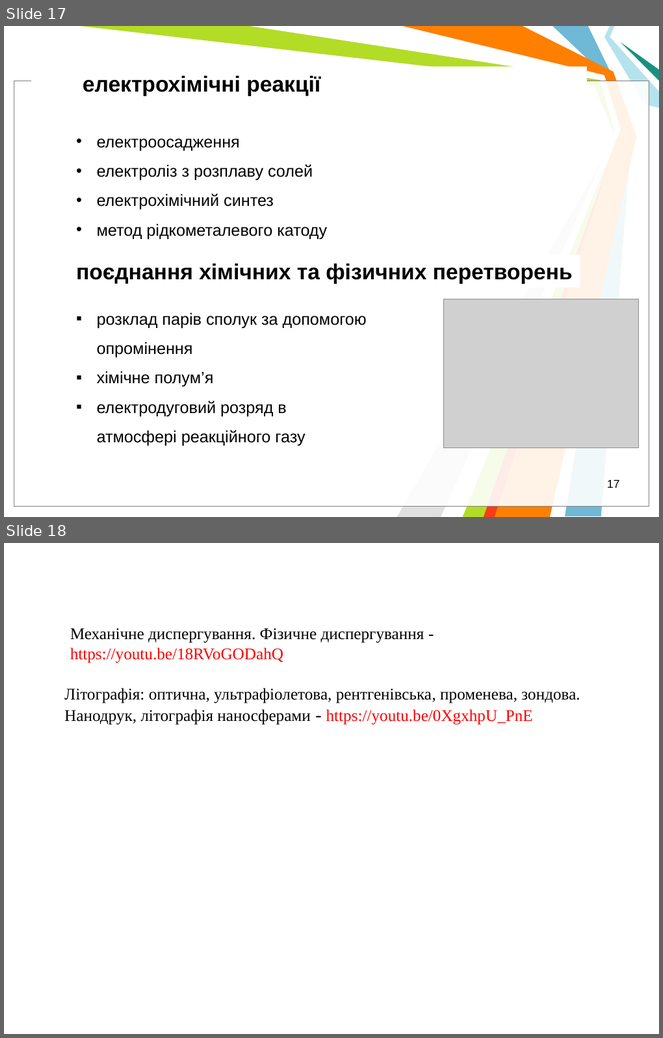
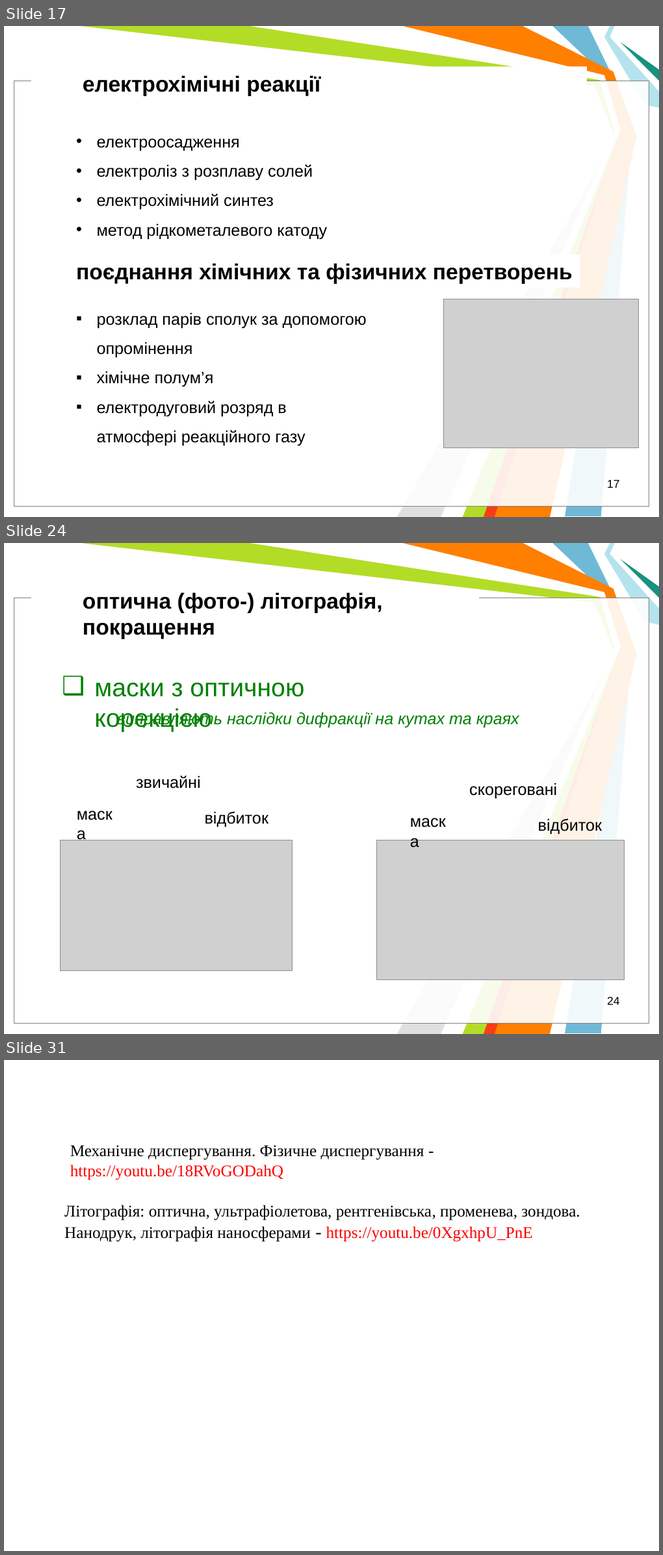
Before and after one commit to l432/NMK, a slide deck: Lecture/nanoSystem/2021_22/Present/OsnFizNanoV2.ppt. Shown one above the other, each under a label of ours: slides 17 and 18 before the commit, slides 17, 24 and 31 after it; the slides between them are not shown. The pictures are 663x1038 and 663x1555 pixels, drawn with LibreOffice and Linux fonts; fonts in the diff are those of the drawing; grey boxes stand for pictures; background and template pictures are left out. Boxes give left, top, right and bottom in pixels: in the first picture for what was removed or moved away, otherwise in the second. Text is boxed around its words. In the diff, an @@ line names an element or a change of style, - is before the commit and + after.

```diff
--- a/Lecture/nanoSystem/2021_22/Present/OsnFizNanoV2.ppt
+++ b/Lecture/nanoSystem/2021_22/Present/OsnFizNanoV2.ppt
@@ slide 24 added at [4,543,659,1034], background #FFFFFF; not listed: 11 template elements that a slide beside it also shows @@
@@ text added at [83,592,383,639], 24 pt, text #000000, bold @@
+оптична (фото-) літографія, покращення
@@ text added at [94,683,304,732], 28 pt, text #008000 @@
+❑ маски з оптичною корекцією
@@ text added at [117,711,519,728], 18 pt, text #008000, italic @@
+виправляють наслідки дифракції на кутах та краях
@@ text added at [136,776,201,789], 18 pt, text #000000 @@
+звичайні
@@ text added at [469,783,557,798], 18 pt, text #000000 @@
+скореговані
@@ text added at [70,800,128,826], 18 pt, text #000000 @@
+маска
@@ text added at [205,811,269,827], 18 pt, text #000000 @@
+відбиток
@@ text added at [404,808,462,834], 18 pt, text #000000 @@
+маска
@@ text added at [538,819,602,834], 18 pt, text #000000 @@
+відбиток
@@ picture added at [61,841,293,971] @@
@@ picture added at [377,841,625,980] @@
@@ page number added at [607,997,620,1005], 12.5 pt, text #000000 @@
+24
@@ what was slide 18 is now slide 31 @@
```
Also in this commit, not shown: 12 other slides added.
